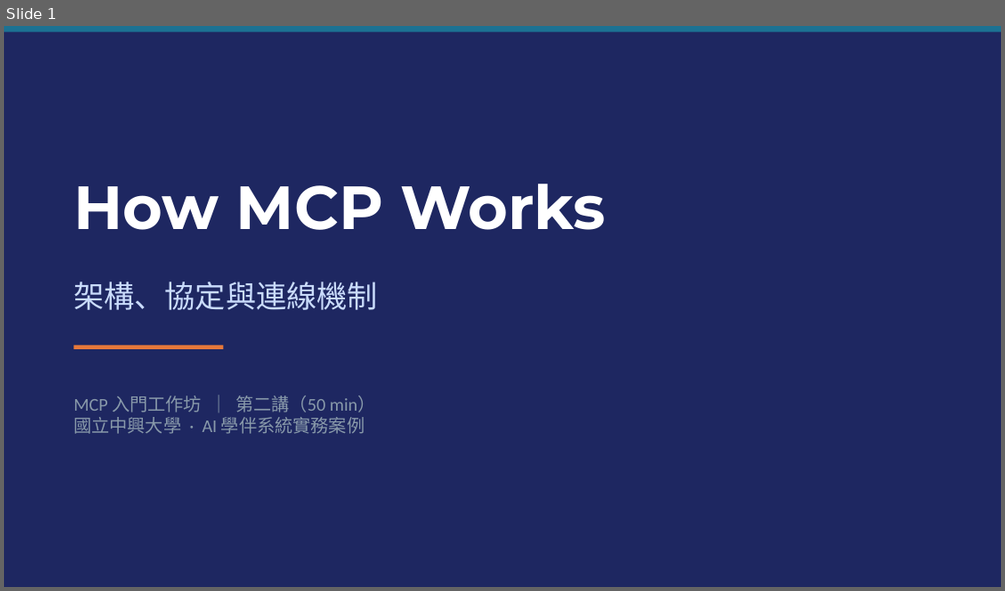
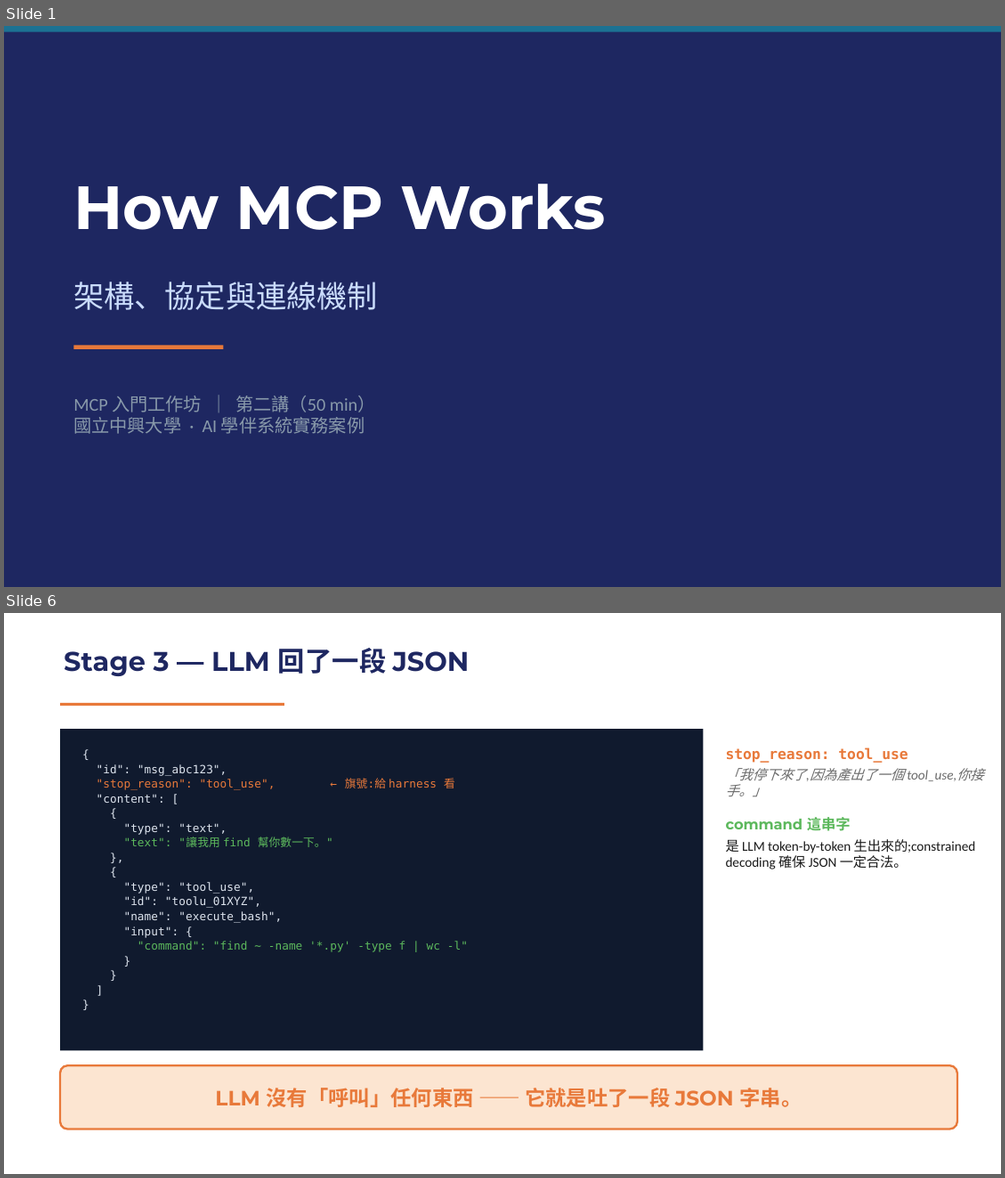
Before and after one commit to mjib007/nchu-mcp-workshop-2026, a slide deck: 02-how-mcp-works.pptx. Shown one above the other, each under a label of ours: slide 1 before the commit, slides 1 and 6 after it; the slides between them are not shown. The pictures are 1005x591 and 1005x1178 pixels, drawn with LibreOffice and Linux fonts; fonts in the diff are those of the drawing. Boxes give left, top, right and bottom in pixels: in the first picture for what was removed or moved away, otherwise in the second. Text is boxed around its words. In the diff, an @@ line names an element or a change of style, - is before the commit and + after.

```diff
--- a/02-how-mcp-works.pptx
+++ b/02-how-mcp-works.pptx
@@ slide 6 added at bbox=[4, 613, 1001, 1174], background #FFFFFF @@
@@ text added at bbox=[64, 648, 469, 676], 19.5 pt, text #1E2761, bold @@
+Stage 3 — LLM 回了一段 JSON
@@ rectangle added at bbox=[60, 703, 284, 706], fill #E8793A @@
@@ rectangle added at bbox=[60, 729, 703, 1050], fill #101A2E @@
@@ text added at bbox=[97, 764, 468, 952], 8.2 pt, text #DDE4EE @@
+{
+"id": "msg_abc123",
+"stop_reason": "tool_use", ← 旗號:給 harness 看
+"content": [
+{
+"type": "text",
+"text": "讓我用 find 幫你數一下。"
+},
+{
+"type": "tool_use",
+"id": "toolu_01XYZ",
+"name": "execute_bash",
+"input": {
+"command": "find ~ -name '*.py' -type f | wc -l"
+}
+}
+]
+}
@@ text added at bbox=[726, 747, 983, 869], 9.8 pt, text #1A1A1A @@
+stop_reason: tool_use
+「我停下來了,因為產出了一個 tool_use,你接手。」
+command 這串字
+是 LLM token-by-token 生出來的;constrained decoding 確保 JSON 一定合法。
@@ rounded rectangle added at bbox=[60, 1065, 957, 1129], fill #FCE5D1, outline #E8793A 1.5 pt @@
@@ text added at bbox=[215, 1087, 801, 1107], 15 pt, text #E8793A, bold @@
+LLM 沒有「呼叫」任何東西 —— 它就是吐了一段 JSON 字串。
```
Also in this commit, not shown: 5 slides changed, 6 other slides added, 4 other files.
